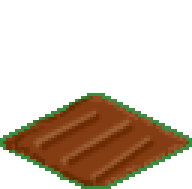
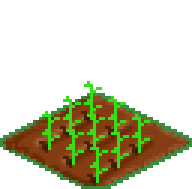
Layered file, before and after one edit (192 x 189). Changes by layer:
added group "crops" with 17 layers above "sprouts" over [left=39, top=81, right=150, bottom=186]
added layer "sproutsExtend" in group "crops" over [left=42, top=81, right=150, bottom=165]
added layer "sproutsShadow copy" in group "crops" over [left=39, top=111, right=138, bottom=186]
added layer "sprouts #2" in group "crops" over [left=42, top=99, right=150, bottom=183]
added group "seeded" with 3 layers above "Attempt 2" over [left=39, top=105, right=156, bottom=177]
hid group "furrowed" (4 layers) over [left=39, top=93, right=156, bottom=186]
